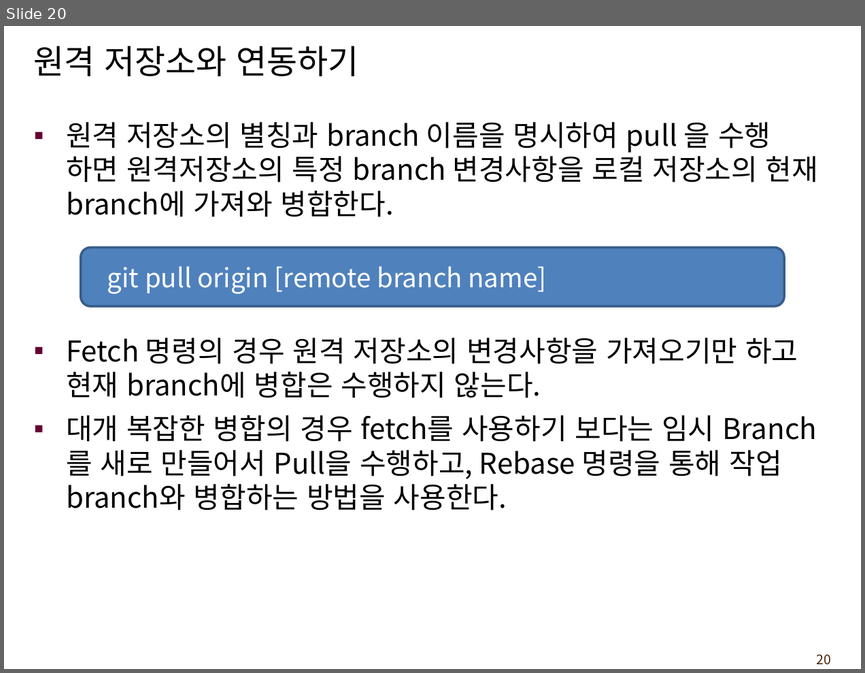
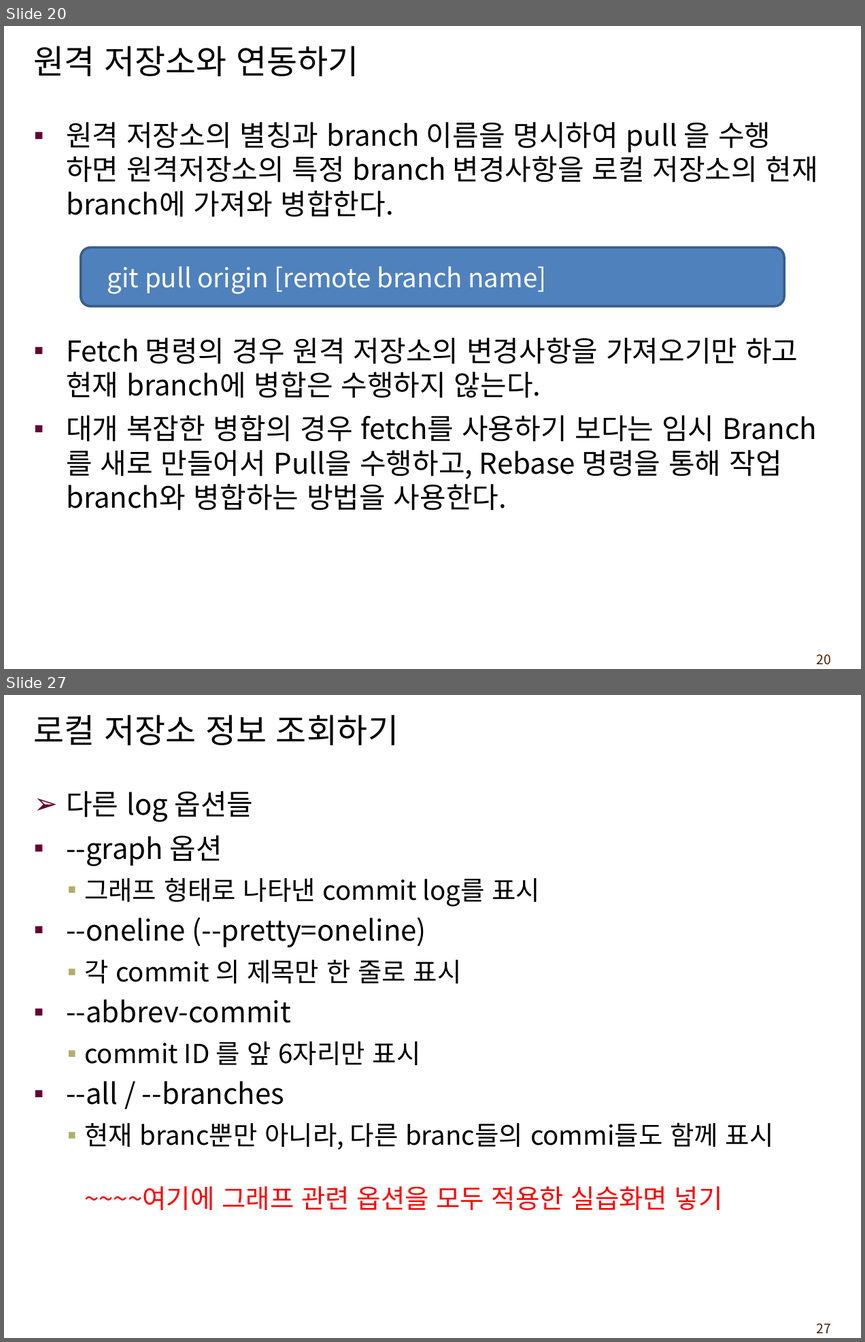
Before and after one commit to leejaegook/lecture_git, a slide deck: gitTeachingMaterial.ppt. Shown one above the other, each under a label of ours: slide 20 before the commit, slides 20 and 27 after it; the slides between them are not shown. The pictures are 865x673 and 865x1342 pixels, drawn with LibreOffice and Linux fonts; fonts in the diff are those of the drawing; background and template pictures are left out. Boxes give left, top, right and bottom in pixels: in the first picture for what was removed or moved away, otherwise in the second. Text is boxed around its words. In the diff, an @@ line names an element or a change of style, - is before the commit and + after.

Commit message:
lecture text modify

```diff
--- a/gitTeachingMaterial.ppt
+++ b/gitTeachingMaterial.ppt
@@ slide 27 added at box(4, 695, 861, 1338), background #FFFFFF; not listed: 1 template element that a slide beside it also shows @@
@@ title added at box(34, 715, 398, 745), 28 pt, text #000000 @@
+로컬 저장소 정보 조회하기
@@ text added at box(66, 791, 774, 1210), 22 pt, text #000000 @@
+➢ 다른 log 옵션들
+▪ --graph 옵션
+  ▪ 그래프 형태로 나타낸 commit log를 표시
+▪ --oneline (--pretty=oneline)
+  ▪ 각 commit 의 제목만 한 줄로 표시
+▪ --abbrev-commit
+  ▪ commit ID 를 앞 6자리만 표시
+▪ --all / --branches
+  ▪ 현재 branc뿐만 아니라, 다른 branc들의 commi들도 함께 표시
+    ~~~~여기에 그래프 관련 옵션을 모두 적용한 실습화면 넣기
```
Also in this commit, not shown: 38 slides changed, 25 other slides added.
